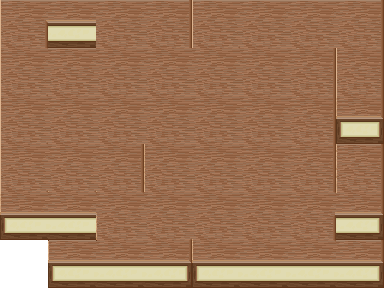
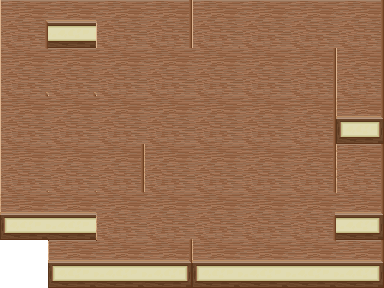
Layer changes from the first 384px x 288px image to the second:
pixels changed over [45, 21, 97, 97] (layer not identified)
